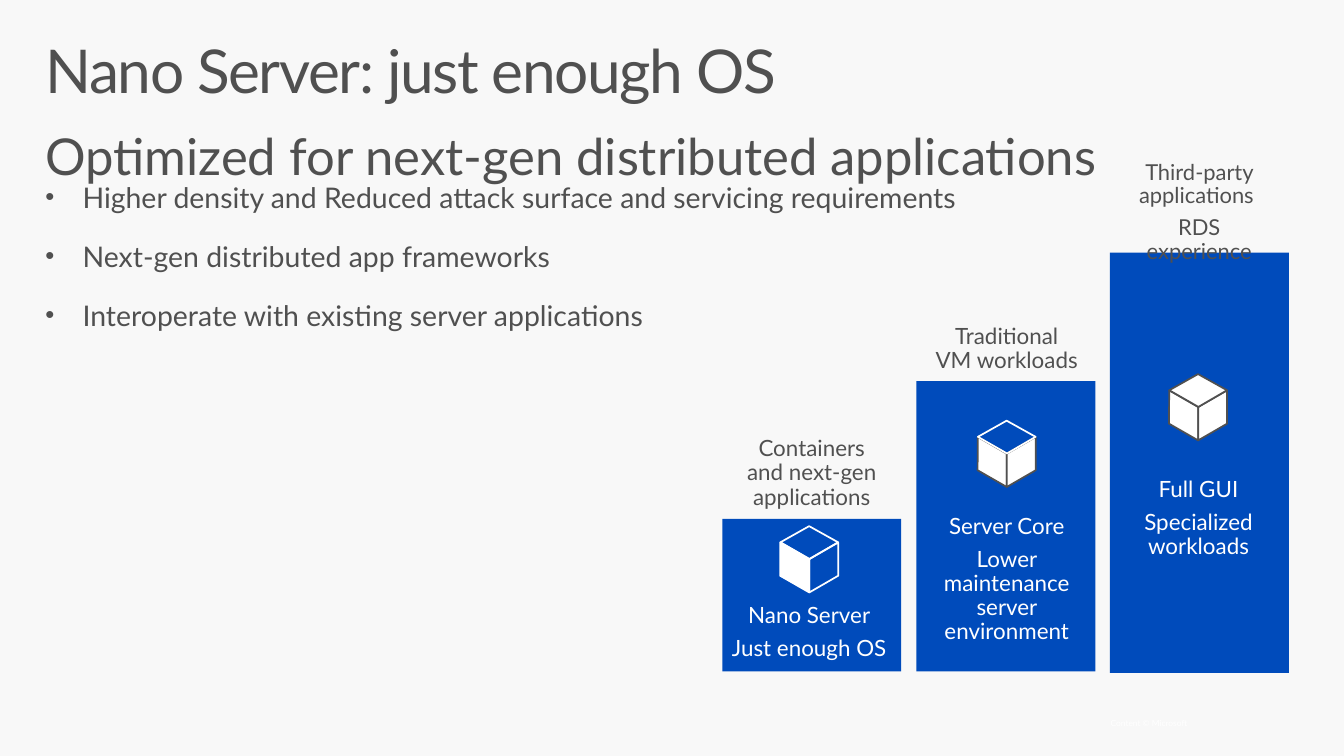
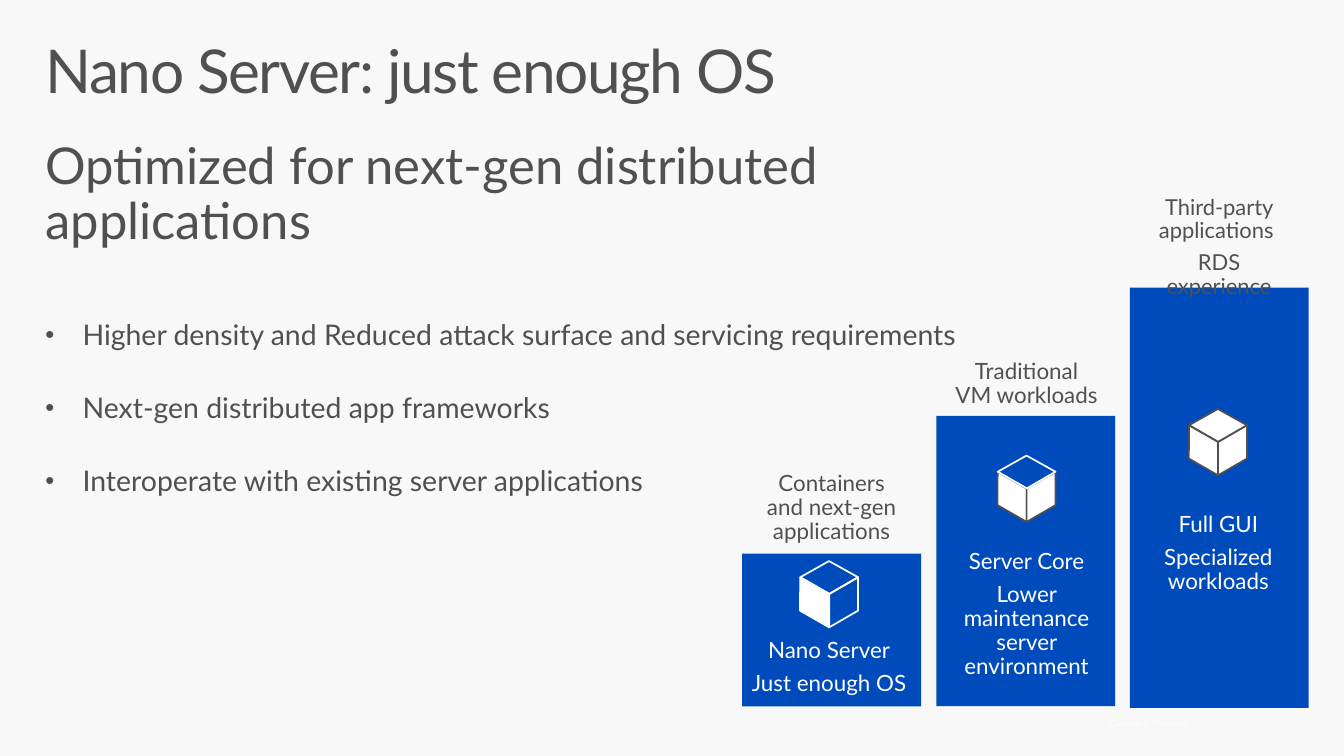
Before and after one commit to brentstineman/PersonalStuff, a slide deck: slide 10 of Presentations/ContainersForWindowsDevs.pptx. Drawn at 1344x756 pixels with LibreOffice and Linux fonts; fonts in the diff are those of the drawing. Boxes give left, top, right and bottom in pixels: in the first picture for what was removed or moved away, otherwise in the second. Text is boxed around its words. In the diff, an @@ line names an element or a change of style, - is before the commit and + after.

```diff
--- a/Presentations/ContainersForWindowsDevs.pptx
+++ b/Presentations/ContainersForWindowsDevs.pptx
@@ text "Optimized for next-gen distributed applications" at [45,146,956,496]: line spacing 0.7 to 0.9 @@
@@ 9 freeform shapes, 6 texts, 3 rectangles: place and size @@
-9 freeform shapes, 6 texts, 3 rectangles at [722,164,1289,673]
+9 freeform shapes, 6 texts, 3 rectangles at [742,199,1308,708]
```
Also in this commit, not shown: 9 other slides changed, 3 slides added, 3 slides removed.
